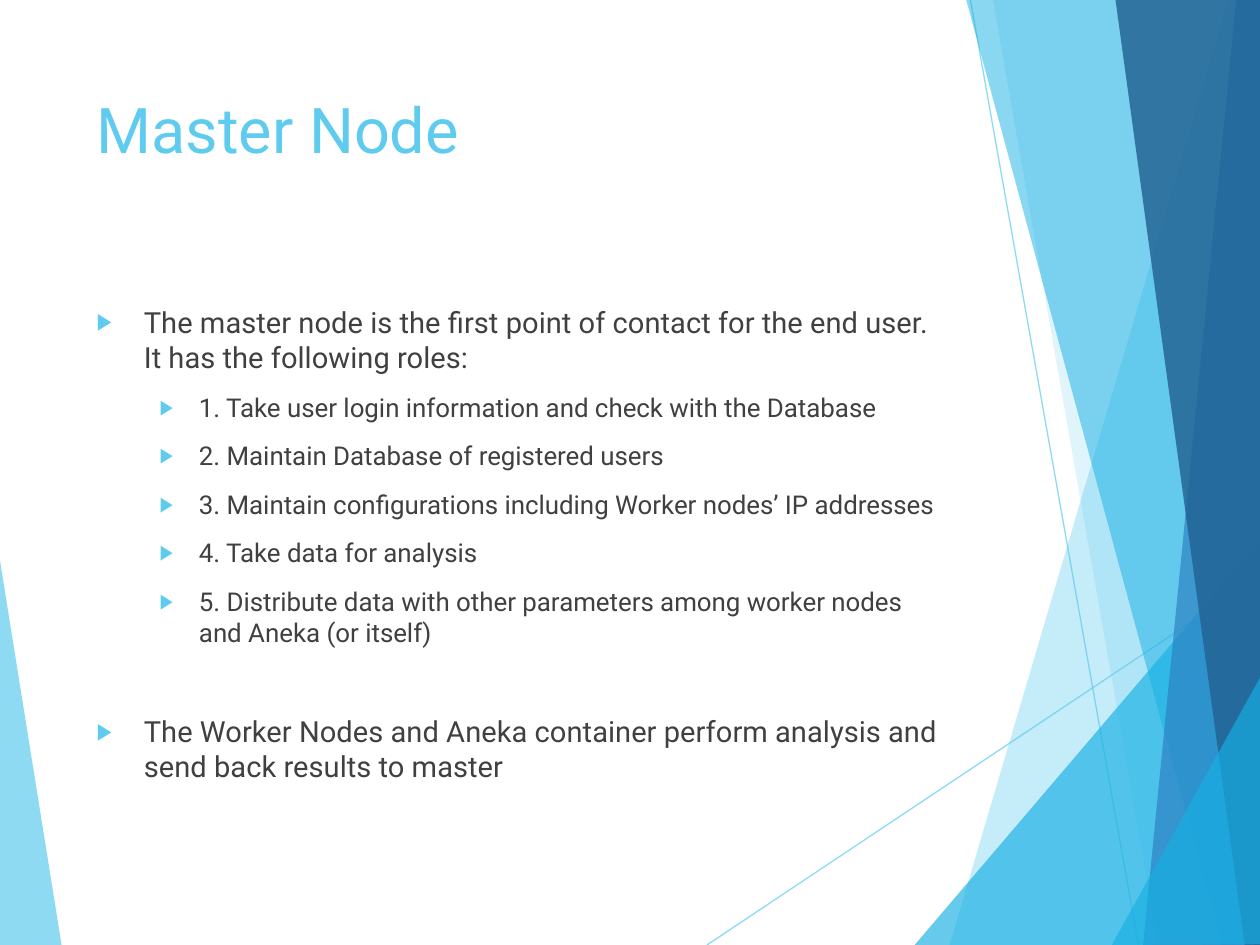
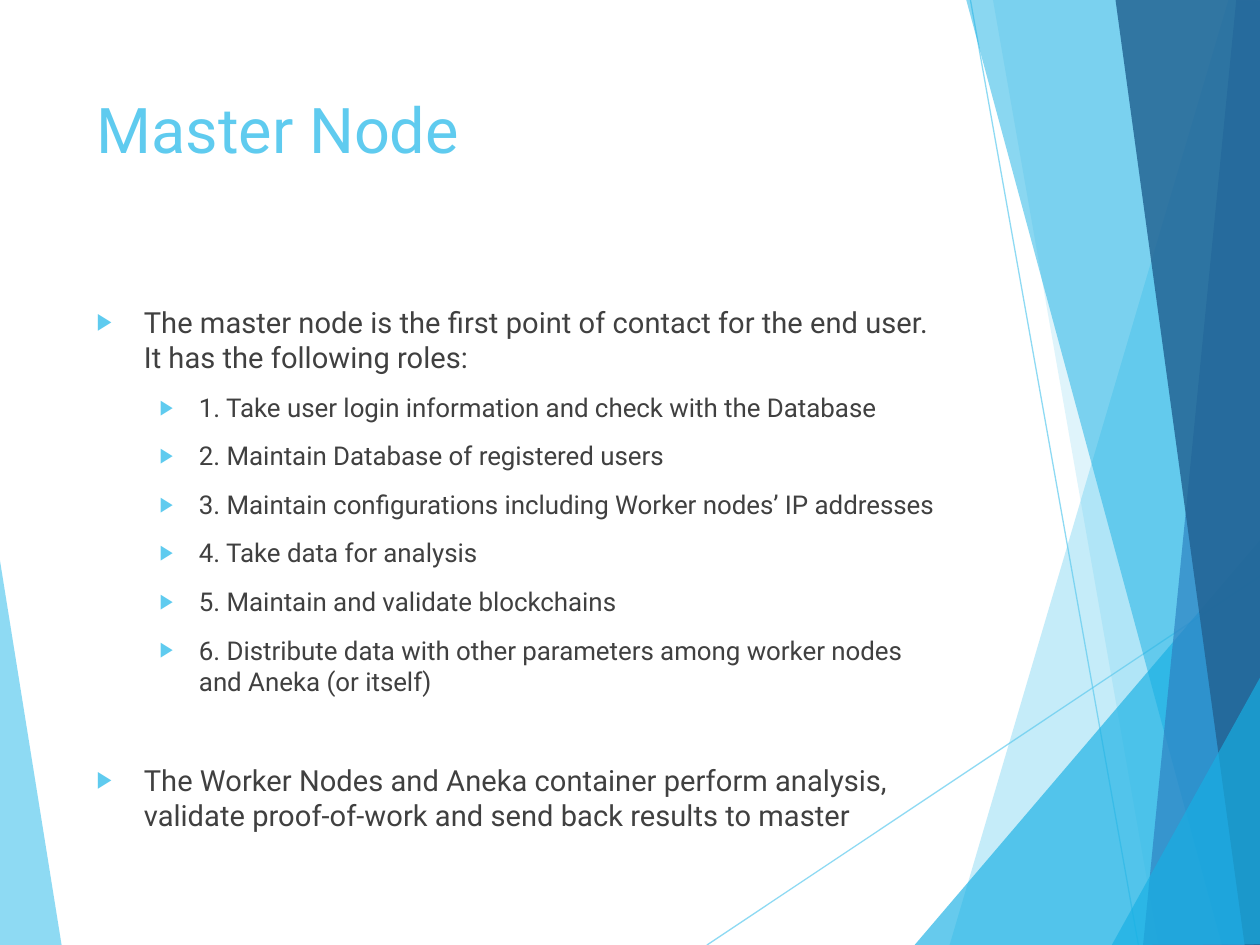
Before and after one commit to Cloudslab/FogBus, a slide deck: slide 5 of Presentation/FogBus.pptx. Drawn at 1260x945 pixels with LibreOffice and Linux fonts; fonts in the diff are those of the drawing. Boxes give left, top, right and bottom in pixels: in the first picture for what was removed or moved away, otherwise in the second. Text is boxed around its words. In the diff, an @@ line names an element or a change of style, - is before the commit and + after.

```diff
--- a/Presentation/FogBus.pptx
+++ b/Presentation/FogBus.pptx
@@ text at <box>144,591,902,832</box>: text changed; size 16.6 to 14.8 pt @@
-  ▶ 5. Distribute data with other parameters among worker nodes and Aneka (or itself)
-▶ The Worker Nodes and Aneka container perform analysis and send back results to master
+  ▶ 5. Maintain and validate blockchains
+  ▶ 6. Distribute data with other parameters among worker nodes and Aneka (or itself)
+▶ The Worker Nodes and Aneka container perform analysis, validate proof-of-work and send back results to master
```
Also in this commit, not shown: 2 other slides changed, 3 slides added, 2 other files.
